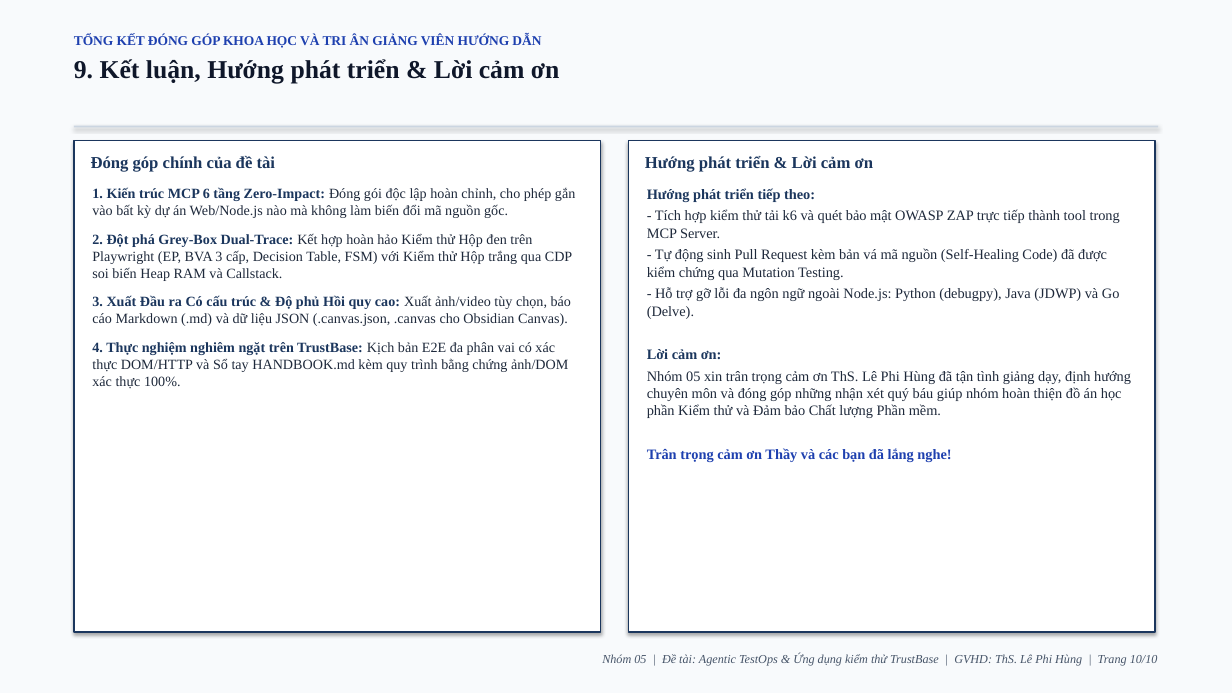
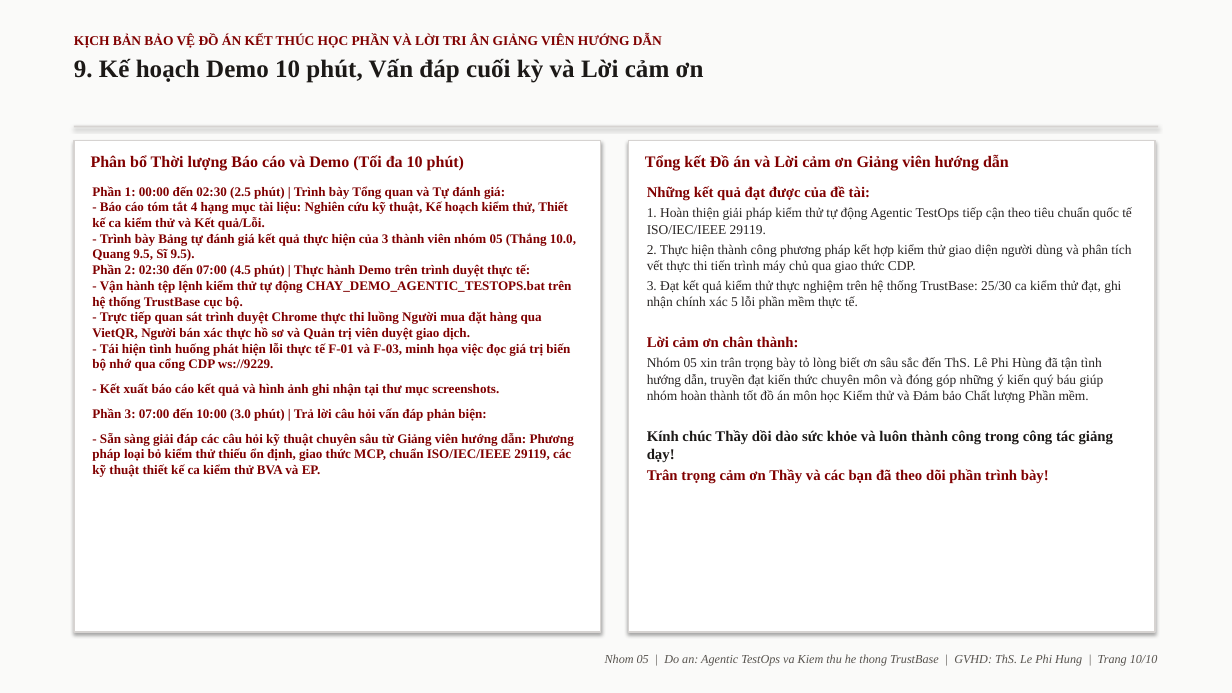
Before and after one commit to justpassingByte/agentic-test-ops, a slide deck: slide 10 of Nhom05_AgenticTestOps_ThuyetTrinh.pptx. Drawn at 1232x693 pixels with LibreOffice and Linux fonts; fonts in the diff are those of the drawing. Boxes give left, top, right and bottom in pixels: in the first picture for what was removed or moved away, otherwise in the second. Text is boxed around its words. In the diff, an @@ line names an element or a change of style, - is before the commit and + after.

Commit message:
docs: streamline submission deliverables into 4 core sections and 10 academic slides without blue theme

```diff
--- a/Nhom05_AgenticTestOps_ThuyetTrinh.pptx
+++ b/Nhom05_AgenticTestOps_ThuyetTrinh.pptx
@@ rectangle at (x1=0, y1=0, x2=1232, y2=693): fill #F8FAFC to #FAFAF9 @@
@@ text at (x1=74, y1=35, x2=704, y2=83): text changed; text colour #1E40AF to #800000 @@
-TỔNG KẾT ĐÓNG GÓP KHOA HỌC VÀ TRI ÂN GIẢNG VIÊN HƯỚNG DẪN
-9. Kết luận, Hướng phát triển & Lời cảm ơn
+KỊCH BẢN BẢO VỆ ĐỒ ÁN KẾT THÚC HỌC PHẦN VÀ LỜI TRI ÂN GIẢNG VIÊN HƯỚNG DẪN
+9. Kế hoạch Demo 10 phút, Vấn đáp cuối kỳ và Lời cảm ơn
@@ rectangle at (x1=74, y1=140, x2=601, y2=632): outline #1B365D 1 pt to #D6D3D1 1 pt @@
@@ rectangle at (x1=74, y1=126, x2=1158, y2=128): fill #CBD5E1 to #D6D3D1 @@
@@ rectangle at (x1=628, y1=140, x2=1155, y2=632): outline #1B365D 1 pt to #D6D3D1 1 pt @@
@@ text at (x1=91, y1=155, x2=464, y2=171): text changed; size 13 to 12.5 pt; text colour #1B365D to #800000 @@
-Đóng góp chính của đề tài
+Phân bổ Thời lượng Báo cáo và Demo (Tối đa 10 phút)
@@ text at (x1=645, y1=154, x2=1009, y2=171): text changed; size 13 to 12.5 pt; text colour #1B365D to #800000 @@
-Hướng phát triển & Lời cảm ơn
+Tổng kết Đồ án và Lời cảm ơn Giảng viên hướng dẫn
@@ text at (x1=92, y1=186, x2=576, y2=477): text changed; size 11 to 10.2 pt; text colour #1E293B to #292524 @@
-1. Kiến trúc MCP 6 tầng Zero-Impact: Đóng gói độc lập hoàn chỉnh, cho phép gắn vào bất kỳ dự án Web/Node.js nào mà không làm biến đổi mã nguồn gốc.
-2. Đột phá Grey-Box Dual-Trace: Kết hợp hoàn hảo Kiểm thử Hộp đen trên Playwright (EP, BVA 3 cấp, Decision Table, FSM) với Kiểm thử Hộp trắng qua CDP soi biến Heap RAM và Callstack.
-3. Xuất Đầu ra Có cấu trúc & Độ phủ Hồi quy cao: Xuất ảnh/video tùy chọn, báo cáo Markdown (.md) và dữ liệu JSON (.canvas.json, .canvas cho Obsidian Canvas).
-4. Thực nghiệm nghiêm ngặt trên TrustBase: Kịch bản E2E đa phân vai có xác thực DOM/HTTP và Sổ tay HANDBOOK.md kèm quy trình bằng chứng ảnh/DOM xác thực 100%.
+Phần 1: 00:00 đến 02:30 (2.5 phút) | Trình bày Tổng quan và Tự đánh giá:
+- Báo cáo tóm tắt 4 hạng mục tài liệu: Nghiên cứu kỹ thuật, Kế hoạch kiểm thử, Thiết kế ca kiểm thử và Kết quả/Lỗi.
+- Trình bày Bảng tự đánh giá kết quả thực hiện của 3 thành viên nhóm 05 (Thắng 10.0, Quang 9.5, Sĩ 9.5).
+Phần 2: 02:30 đến 07:00 (4.5 phút) | Thực hành Demo trên trình duyệt thực tế:
+- Vận hành tệp lệnh kiểm thử tự động CHAY_DEMO_AGENTIC_TESTOPS.bat trên hệ thống TrustBase cục bộ.
+- Trực tiếp quan sát trình duyệt Chrome thực thi luồng Người mua đặt hàng qua VietQR, Người bán xác thực hồ sơ và Quản trị viên duyệt giao dịch.
+- Tái hiện tình huống phát hiện lỗi thực tế F-01 và F-03, minh họa việc đọc giá trị biến bộ nhớ qua cổng CDP ws://9229.
+- Kết xuất báo cáo kết quả và hình ảnh ghi nhận tại thư mục screenshots.
+Phần 3: 07:00 đến 10:00 (3.0 phút) | Trả lời câu hỏi vấn đáp phản biện:
+- Sẵn sàng giải đáp các câu hỏi kỹ thuật chuyên sâu từ Giảng viên hướng dẫn: Phương pháp loại bỏ kiểm thử thiếu ổn định, giao thức MCP, chuẩn ISO/IEC/IEEE 29119, các kỹ thuật thiết kế ca kiểm thử BVA và EP.
@@ text at (x1=647, y1=186, x2=1132, y2=484): text changed; size 11.2 to 10.5 pt; text colour #1E293B to #292524 @@
-Hướng phát triển tiếp theo:
-- Tích hợp kiểm thử tải k6 và quét bảo mật OWASP ZAP trực tiếp thành tool trong MCP Server.
-- Tự động sinh Pull Request kèm bản vá mã nguồn (Self-Healing Code) đã được kiểm chứng qua Mutation Testing.
-- Hỗ trợ gỡ lỗi đa ngôn ngữ ngoài Node.js: Python (debugpy), Java (JDWP) và Go (Delve).
-Lời cảm ơn:
-Nhóm 05 xin trân trọng cảm ơn ThS. Lê Phi Hùng đã tận tình giảng dạy, định hướng chuyên môn và đóng góp những nhận xét quý báu giúp nhóm hoàn thiện đồ án học phần Kiểm thử và Đảm bảo Chất lượng Phần mềm.
-Trân trọng cảm ơn Thầy và các bạn đã lắng nghe!
+Những kết quả đạt được của đề tài:
+1. Hoàn thiện giải pháp kiểm thử tự động Agentic TestOps tiếp cận theo tiêu chuẩn quốc tế ISO/IEC/IEEE 29119.
+2. Thực hiện thành công phương pháp kết hợp kiểm thử giao diện người dùng và phân tích vết thực thi tiến trình máy chủ qua giao thức CDP.
+3. Đạt kết quả kiểm thử thực nghiệm trên hệ thống TrustBase: 25/30 ca kiểm thử đạt, ghi nhận chính xác 5 lỗi phần mềm thực tế.
+Lời cảm ơn chân thành:
+Nhóm 05 xin trân trọng bày tỏ lòng biết ơn sâu sắc đến ThS. Lê Phi Hùng đã tận tình hướng dẫn, truyền đạt kiến thức chuyên môn và đóng góp những ý kiến quý báu giúp nhóm hoàn thành tốt đồ án môn học Kiểm thử và Đảm bảo Chất lượng Phần mềm.
+Kính chúc Thầy dồi dào sức khỏe và luôn thành công trong công tác giảng dạy!
+Trân trọng cảm ơn Thầy và các bạn đã theo dõi phần trình bày!
@@ text at (x1=605, y1=654, x2=1158, y2=666): text changed; text colour #475569 to #57534E @@
-Nhóm 05 | Đề tài: Agentic TestOps & Ứng dụng kiểm thử TrustBase | GVHD: ThS. Lê Phi Hùng | Trang 10/10
+Nhom 05 | Do an: Agentic TestOps va Kiem thu he thong TrustBase | GVHD: ThS. Le Phi Hung | Trang 10/10
```
Also in this commit, not shown: 6 other slides changed, 3 slides added, 3 slides removed, 3 other files.
